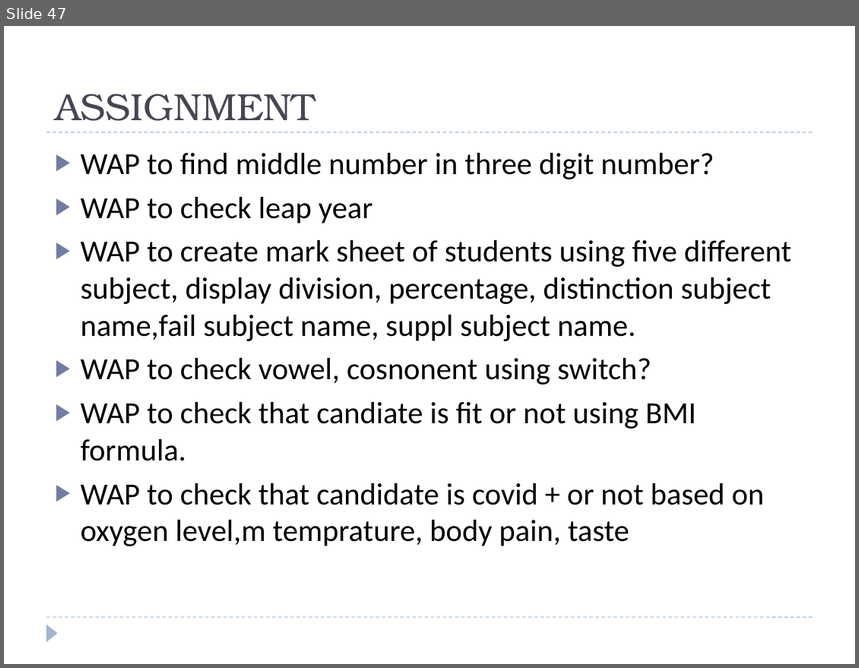
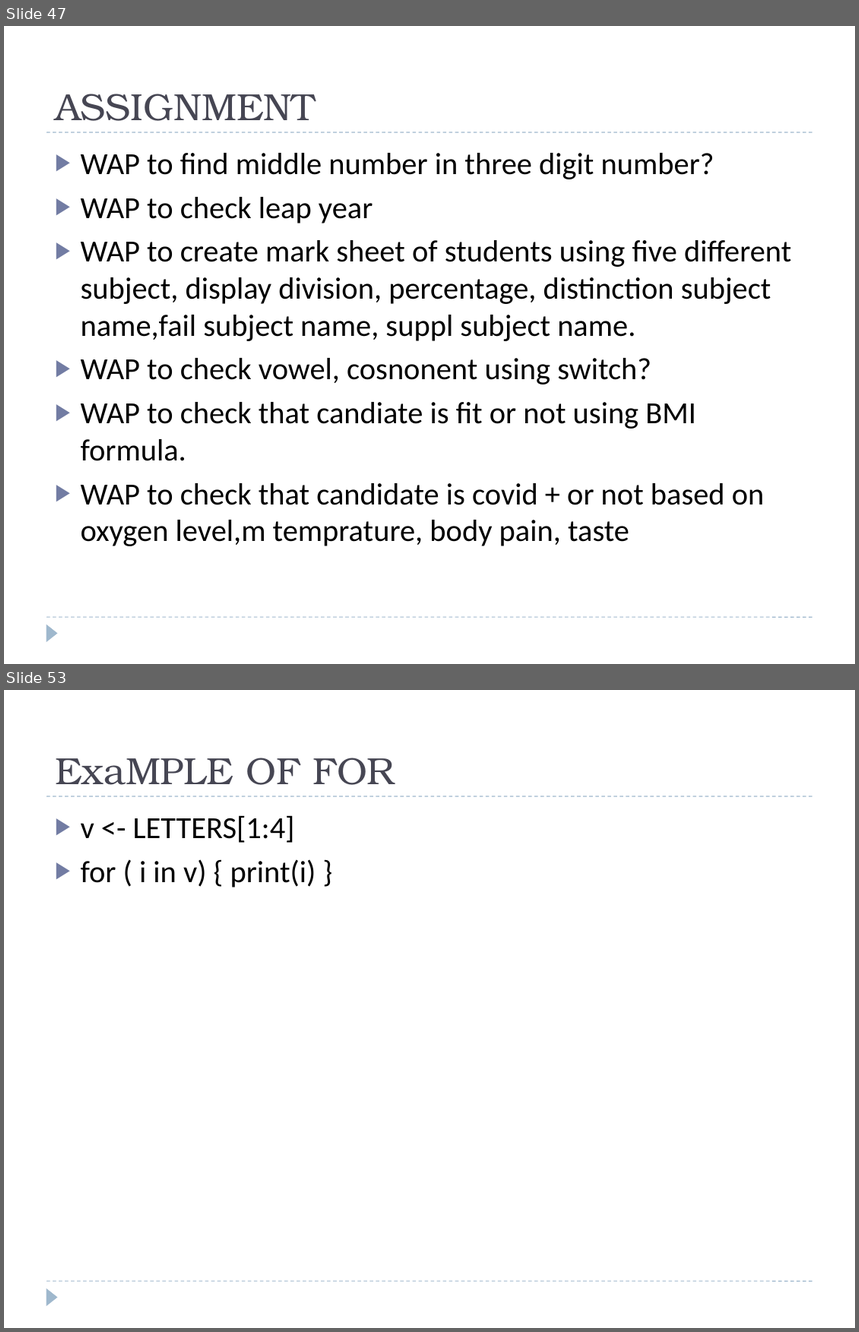
Before and after one commit to shivaconceptsolution/R, a slide deck: R Introduction.pptx. Shown one above the other, each under a label of ours: slide 47 before the commit, slides 47 and 53 after it; the slides between them are not shown. The pictures are 859x668 and 859x1332 pixels, drawn with LibreOffice and Linux fonts; fonts in the diff are those of the drawing. Boxes give left, top, right and bottom in pixels: in the first picture for what was removed or moved away, otherwise in the second. Text is boxed around its words. In the diff, an @@ line names an element or a change of style, - is before the commit and + after.

```diff
--- a/R Introduction.pptx
+++ b/R Introduction.pptx
@@ slide 53 added at (4,690,855,1328), background #FFFFFF; not listed: 3 template elements that a slide beside it also shows @@
@@ title added at (55,758,395,785), 32 pt, text #464653 @@
+ExaMPLE OF FOR
@@ text added at (81,815,316,888), 26 pt, text #000000 @@
+▶ v <- LETTERS[1:4]
+▶ for ( i in v) { print(i) }
```
Also in this commit, not shown: 11 other slides added.
